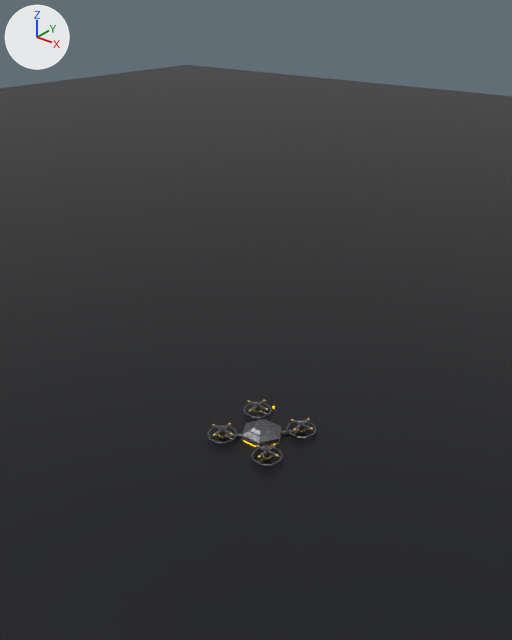
Renders of the Blender file design/campus/nodexeus-buildings.blend from each side of a commit.
One viewpoint serves both versions: a 50 mm lens placed at (4.66, -5.95, 5.3), pointed at (0.06, -0.19, 1.73). Lighting does not change. The marker at upper left points along +X, +Y and +Z. The older version comes first.

Names of what the first picture shows: 'Ground', 'amber', 'dark', 'hull', 'rotor0', 'rotor1', 'rotor2', 'rotor3'.
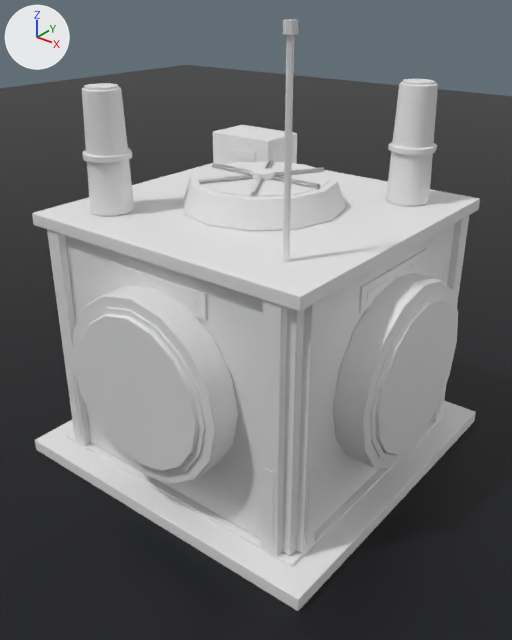
What differs and where, as boxes (x1, y1, x2, y2) in the pictures (512 x 640 px):
'pump', added: after (32, 19, 480, 611)
'dark', hidden: before (207, 402, 317, 466)
'hull', hidden: before (242, 419, 281, 446)
'rotor1', hidden: before (256, 445, 277, 458)
'rotor0', hidden: before (212, 423, 232, 435)
'rotor3', hidden: before (291, 419, 311, 431)
'rotor2', hidden: before (247, 400, 266, 411)
'amber', hidden: before (218, 410, 305, 459)

What the commit changed:
Material 'NX_pump_Baked' (mat_nx_pump_baked) is new.
Its base color is (0.8, 0.8, 0.8) (white #e7e7e7).
Mesh me_pump is new.
It has 1460 vertices, 1172 faces and spans x -2.05..2.05, y -2.05..2.05, z 0.0..5.0.
It uses material mat_nx_pump_baked (its picture is missing).
Object 'hull' (ob_hull) is now hidden.
Object 'dark' (ob_dark) is now hidden.
Object 'amber' (ob_amber) is now hidden.
Object 'rotor0' (ob_rotor0) is now hidden.
Object 'rotor1' (ob_rotor1) is now hidden.
Object 'rotor2' (ob_rotor2) is now hidden.
Object 'rotor3' (ob_rotor3) is now hidden.
Object 'pump' (ob_pump) is new; it shows me_pump.
Its location is (0.0, 0.0, 0.0).
